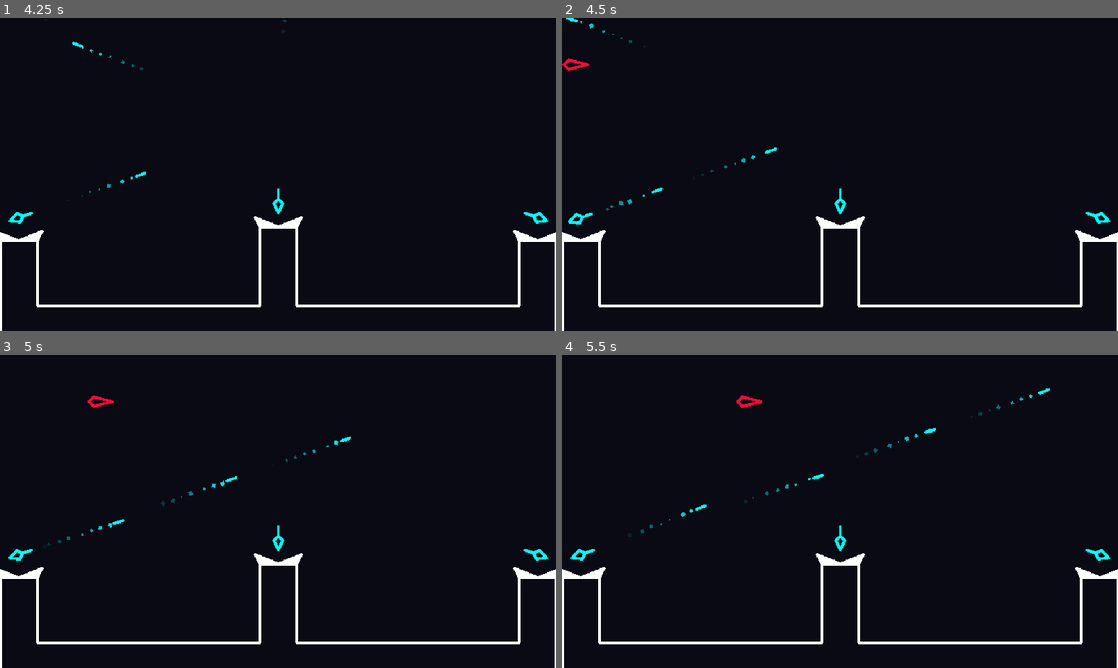
Above: before the commit, frames 1-4 (two rows, left to right).
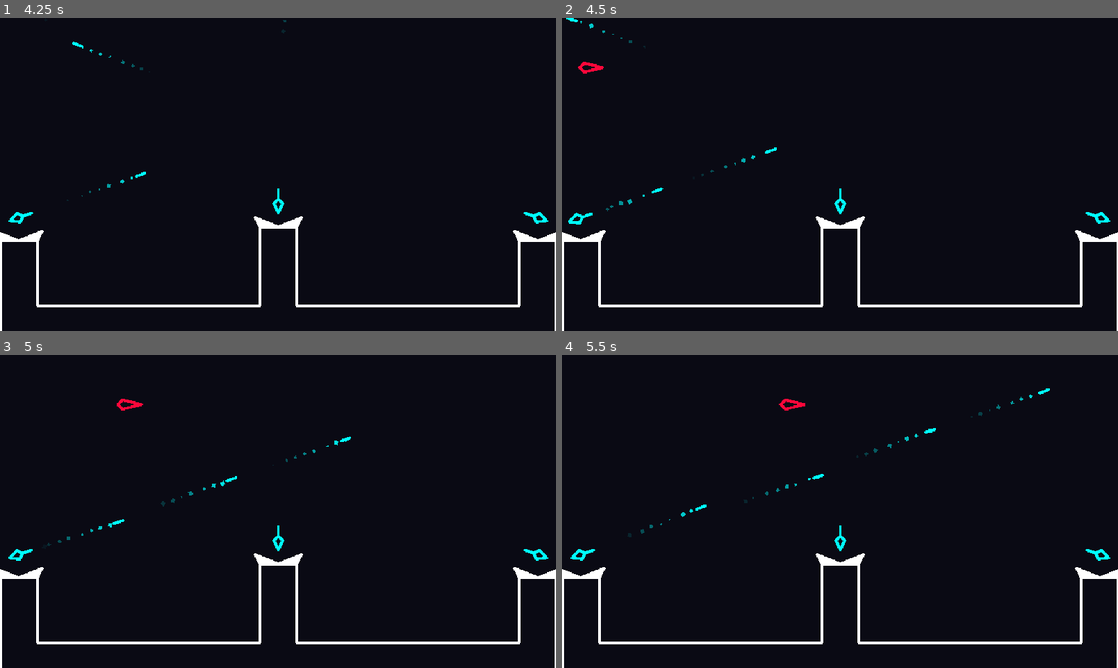
Above: after the commit, the same moments.

Repository: Paraldos/retro-stars
Game: Godot game, scene res://strato_defense/strato_defense.tscn
The game is run twice, just before and just after one commit, with the same random seed, the same clock (stepped at 60 frames per second) and the same inputs.
Inputs:
- Up to frame 1 (4.25 s): tap Enter at 0.5 s; hold D (right) 0.53-1.28 s; hold A (left) 1.28-2.03 s; hold D (right) 2.03-2.78 s; hold Up (up) 2.78-3.53 s; hold A (left) from 3.53 s (still down)
- Up to frame 2 (4.5 s): keep holding A (left)
- Up to frame 3 (5 s): keep holding A (left)
- Up to frame 4 (5.5 s): keep holding A (left)

Frame 1 is identical in both runs. In frame 2, 0.1% of the frame differs, in the area x 0-8%, y 12-18%; in frame 3, 0.2%; in frame 4, 0.2%, in the area x 31-44%, y 12-18%.

Commit message:
refactored enemy movement

Diff:
--- a/strato_defense/enemies/enemy_template.gd
+++ b/strato_defense/enemies/enemy_template.gd
@@ -1,27 +1,58 @@
-extends CharacterBody2D
+extends Node2D
 
 @onready var attack: RayCast2D = %Attack
 @onready var attack_line: Line2D = %AttackLine
-
 var speed = 300
-var spawn_pos_left = 0
-var spawn_pos_right = 0
+var left_border = -128
+var right_border = 1088
+var row_height = 85
 var rng = RandomNumberGenerator.new()
-var line = 1
+var line = 0
+var time_to_cross_row = 0
 
 func _ready() -> void:
 	rng.randomize()
 	attack.visible = false
+	_initial_position()
+	_move()
+
+func _initial_position():
 	if rng.randi_range(0,1) == 0:
-		global_position = spawn_pos_right
+		global_position.x = left_border
 		scale.x = -1
-		speed *= -1
 	else:
-		global_position = spawn_pos_left
+		global_position.x = right_border
+
+func _move():
+	if line >= 3: queue_free()
+	line += 1
+	attack.visible = line == 3
+	_adjust_position()
+	await _tween_position_x(_get_target_pos())
+	_move()
+
+func _adjust_position():
+	global_position.y = line * row_height
+	if global_position.x == left_border:
+		global_position.x = right_border
+	else:
+		global_position.x = left_border
+
+func _get_target_pos():
+	var target_pos = global_position
+	if global_position.x == left_border:
+		target_pos.x = right_border
+	else:
+		target_pos.x = left_border
+	return target_pos
+
+func _tween_position_x(target_pos):
+	var tween = create_tween()
+	tween.tween_property(self, 'global_position', target_pos, time_to_cross_row)
+	await tween.finished
+	return
 
 func _physics_process(delta: float) -> void:
-	velocity = Vector2(speed,0)
-	move_and_slide()
 	_adjust_attack_hight()
 
 func _adjust_attack_hight():
@@ -31,22 +62,5 @@
 		collision_point = to_local(collision_point)
 		attack_line.points[1].y = collision_point.y
 
-func _on_area_2d_area_entered(area: Area2D) -> void:
-	if line == 3: queue_free()
-	line += 1
-	_change_position()
-	_enable_attack()
-
-func _change_position():
-	global_position.y = line * spawn_pos_left.y
-	if global_position.x > 0:
-		global_position.x = spawn_pos_left.x
-	else:
-		global_position.x = spawn_pos_right.x
-
-func _enable_attack():
-	if line != 3: return
-	attack.visible = true
-
 func _on_hitbox_area_entered(area: Area2D) -> void:
 	queue_free()
--- a/strato_defense/enemies/enemy_template.tscn
+++ b/strato_defense/enemies/enemy_template.tscn
@@ -1,6 +1,21 @@
-[gd_scene load_steps=7 format=3 uid="uid://b0k7vfij7vnbx"]
+[gd_scene load_steps=6 format=3 uid="uid://b0k7vfij7vnbx"]
 
 [ext_resource type="Script" uid="uid://bawodat1d631q" path="res://strato_defense/enemies/enemy_template.gd" id="1_gqb1k"]
+
+[sub_resource type="Animation" id="Animation_vlw50"]
+length = 0.001
+tracks/0/type = "value"
+tracks/0/imported = false
+tracks/0/enabled = true
+tracks/0/path = NodePath(".:default_color")
+tracks/0/interp = 1
+tracks/0/loop_wrap = true
+tracks/0/keys = {
+"times": PackedFloat32Array(0),
+"transitions": PackedFloat32Array(1),
+"update": 0,
+"values": [Color(1, 1, 1, 1)]
+}
 
 [sub_resource type="Animation" id="Animation_gqb1k"]
 resource_name = "loop"
@@ -19,34 +34,16 @@
 "values": [Color(1, 1, 1, 1), Color(1, 1, 1, 0.352941)]
 }
 
-[sub_resource type="Animation" id="Animation_vlw50"]
-length = 0.001
-tracks/0/type = "value"
-tracks/0/imported = false
-tracks/0/enabled = true
-tracks/0/path = NodePath(".:default_color")
-tracks/0/interp = 1
-tracks/0/loop_wrap = true
-tracks/0/keys = {
-"times": PackedFloat32Array(0),
-"transitions": PackedFloat32Array(1),
-"update": 0,
-"values": [Color(1, 1, 1, 1)]
-}
-
 [sub_resource type="AnimationLibrary" id="AnimationLibrary_q31c5"]
 _data = {
 &"RESET": SubResource("Animation_vlw50"),
 &"loop": SubResource("Animation_gqb1k")
 }
 
-[sub_resource type="RectangleShape2D" id="RectangleShape2D_gqb1k"]
-size = Vector2(16, 16)
-
 [sub_resource type="RectangleShape2D" id="RectangleShape2D_vlw50"]
 size = Vector2(46, 20)
 
-[node name="EnemyTemplate" type="CharacterBody2D"]
+[node name="EnemyTemplate" type="Node2D"]
 modulate = Color(1, 0.027451, 0.227451, 1)
 script = ExtResource("1_gqb1k")
 
@@ -78,12 +75,6 @@
 begin_cap_mode = 2
 end_cap_mode = 2
 
-[node name="BorderDetector" type="Area2D" parent="."]
-collision_layer = 0
-
-[node name="CollisionShape2D" type="CollisionShape2D" parent="BorderDetector"]
-shape = SubResource("RectangleShape2D_gqb1k")
-
 [node name="Hitbox" type="Area2D" parent="."]
 collision_layer = 0
 collision_mask = 8
@@ -92,5 +83,4 @@
 position = Vector2(4, 0)
 shape = SubResource("RectangleShape2D_vlw50")
 
-[connection signal="area_entered" from="BorderDetector" to="." method="_on_area_2d_area_entered"]
 [connection signal="area_entered" from="Hitbox" to="." method="_on_hitbox_area_entered"]
--- a/strato_defense/strato_defense.gd
+++ b/strato_defense/strato_defense.gd
@@ -4,9 +4,8 @@
 @onready var main_gun_middle: Node2D = %MainGunMiddle
 @onready var main_gun_right: Node2D = %MainGunRight
 @onready var attack_timer: Timer = %AttackTimer
-@onready var spawnpoint_left: Marker2D = %SpawnpointLeft
-@onready var spawnpoint_right: Marker2D = %SpawnpointRight
 @onready var enemies_container: Node2D = %EnemiesContainer
+@onready var spawn_timer: Timer = %SpawnTimer
 var templates_for_enemies = [
 	preload("res://strato_defense/enemies/enemy_template.tscn")
 ]
@@ -28,6 +27,5 @@
 func _on_spawn_timer_timeout() -> void:
 	var enemy_template = templates_for_enemies[randi() % templates_for_enemies.size()]
 	var enemy = enemy_template.instantiate()
-	enemy.spawn_pos_left = spawnpoint_left.global_position
-	enemy.spawn_pos_right = spawnpoint_right.global_position
+	enemy.time_to_cross_row = spawn_timer.wait_time -0.5
 	enemies_container.add_child(enemy)
--- a/strato_defense/strato_defense.tscn
+++ b/strato_defense/strato_defense.tscn
@@ -1,11 +1,8 @@
-[gd_scene load_steps=5 format=3 uid="uid://dqh3pydl6x7xg"]
+[gd_scene load_steps=4 format=3 uid="uid://dqh3pydl6x7xg"]
 
 [ext_resource type="PackedScene" uid="uid://d2rnxi0f7fa63" path="res://strato_defense/gun/main_gun.tscn" id="1_5khlk"]
 [ext_resource type="Script" uid="uid://bwanfcewuyagy" path="res://strato_defense/strato_defense.gd" id="1_mwui4"]
 [ext_resource type="PackedScene" uid="uid://8gcq6h5iy6pp" path="res://strato_defense/level/level.tscn" id="2_yah1x"]
-
-[sub_resource type="SegmentShape2D" id="SegmentShape2D_mwui4"]
-b = Vector2(0, 512)
 
 [node name="StratoDefense" type="CanvasLayer"]
 script = ExtResource("1_mwui4")
@@ -20,17 +17,6 @@
 
 [node name="Level" parent="." instance=ExtResource("2_yah1x")]
 position = Vector2(0, 48)
-
-[node name="Borders" type="Area2D" parent="."]
-collision_mask = 0
-
-[node name="CollisionShape2D" type="CollisionShape2D" parent="Borders"]
-position = Vector2(-192, 0)
-shape = SubResource("SegmentShape2D_mwui4")
-
-[node name="CollisionShape2D2" type="CollisionShape2D" parent="Borders"]
-position = Vector2(1152, 0)
-shape = SubResource("SegmentShape2D_mwui4")
 
 [node name="AttackTimer" type="Timer" parent="."]
 unique_name_in_owner = true
@@ -59,16 +45,9 @@
 unique_name_in_owner = true
 
 [node name="SpawnTimer" type="Timer" parent="."]
+unique_name_in_owner = true
 wait_time = 4.0
 autostart = true
-
-[node name="SpawnpointLeft" type="Marker2D" parent="."]
-unique_name_in_owner = true
-position = Vector2(-126, 80)
-
-[node name="SpawnpointRight" type="Marker2D" parent="."]
-unique_name_in_owner = true
-position = Vector2(1090, 80)
 
 [connection signal="timeout" from="SpawnTimer" to="." method="_on_spawn_timer_timeout"]
 
